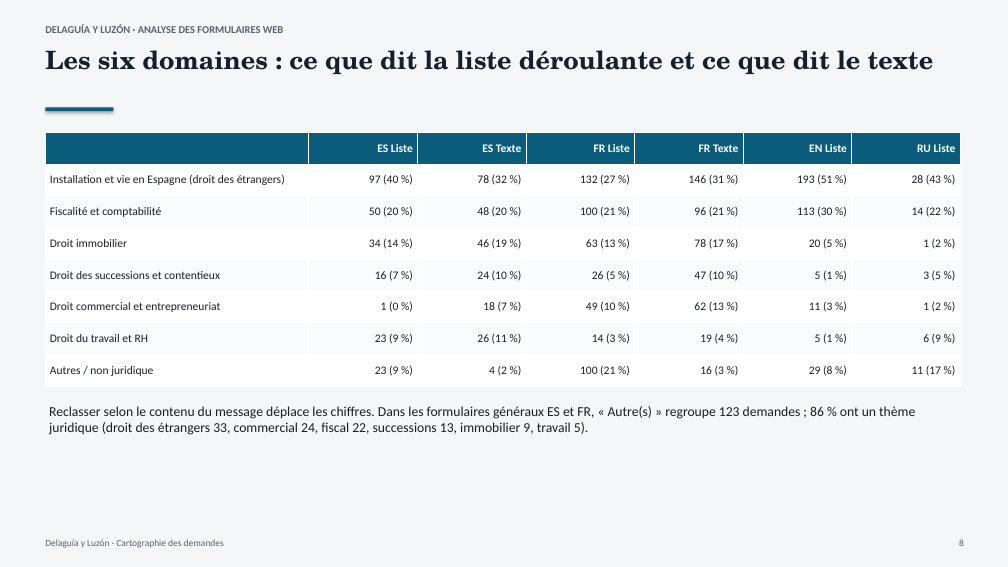
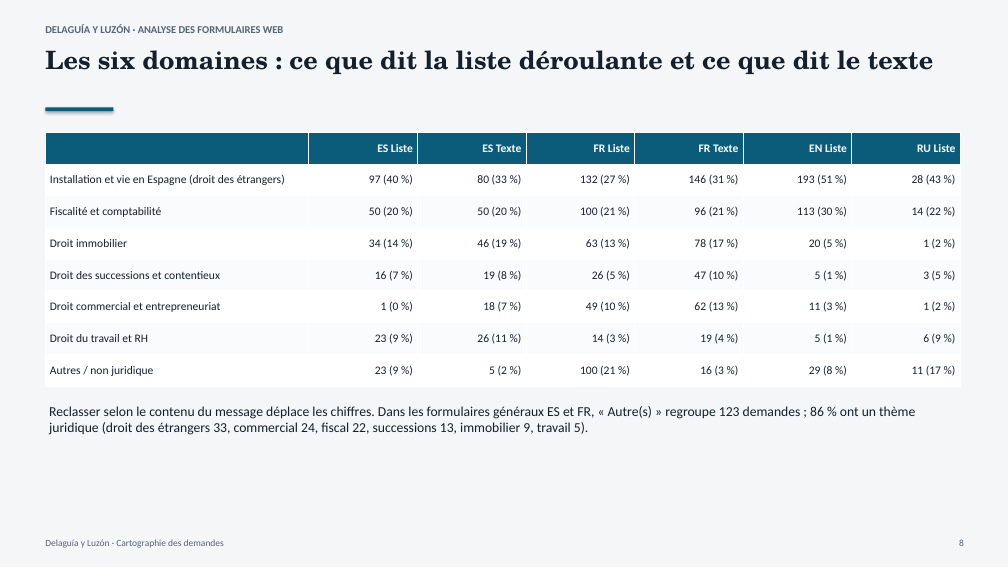
Before and after one commit to multilang2025/dlcom, a slide deck: slide 8 of data/leads/informe-leads-fr.pptx. Drawn at 1008x567 pixels with LibreOffice and Linux fonts; fonts in the diff are those of the drawing. Boxes give left, top, right and bottom in pixels: in the first picture for what was removed or moved away, otherwise in the second. Text is boxed around its words. In the diff, an @@ line names an element or a change of style, - is before the commit and + after.

```diff
--- a/data/leads/informe-leads-fr.pptx
+++ b/data/leads/informe-leads-fr.pptx
@@ table at (45,132,963,386) @@
-row 2, column 3: 78 (32 %)
+row 2, column 3: 80 (33 %)
-row 3, column 3: 48 (20 %)
+row 3, column 3: 50 (20 %)
-row 5, column 3: 24 (10 %)
+row 5, column 3: 19 (8 %)
-row 8, column 3: 4 (2 %)
+row 8, column 3: 5 (2 %)
```
Also in this commit, not shown: 11 other slides changed, 11 other files.
